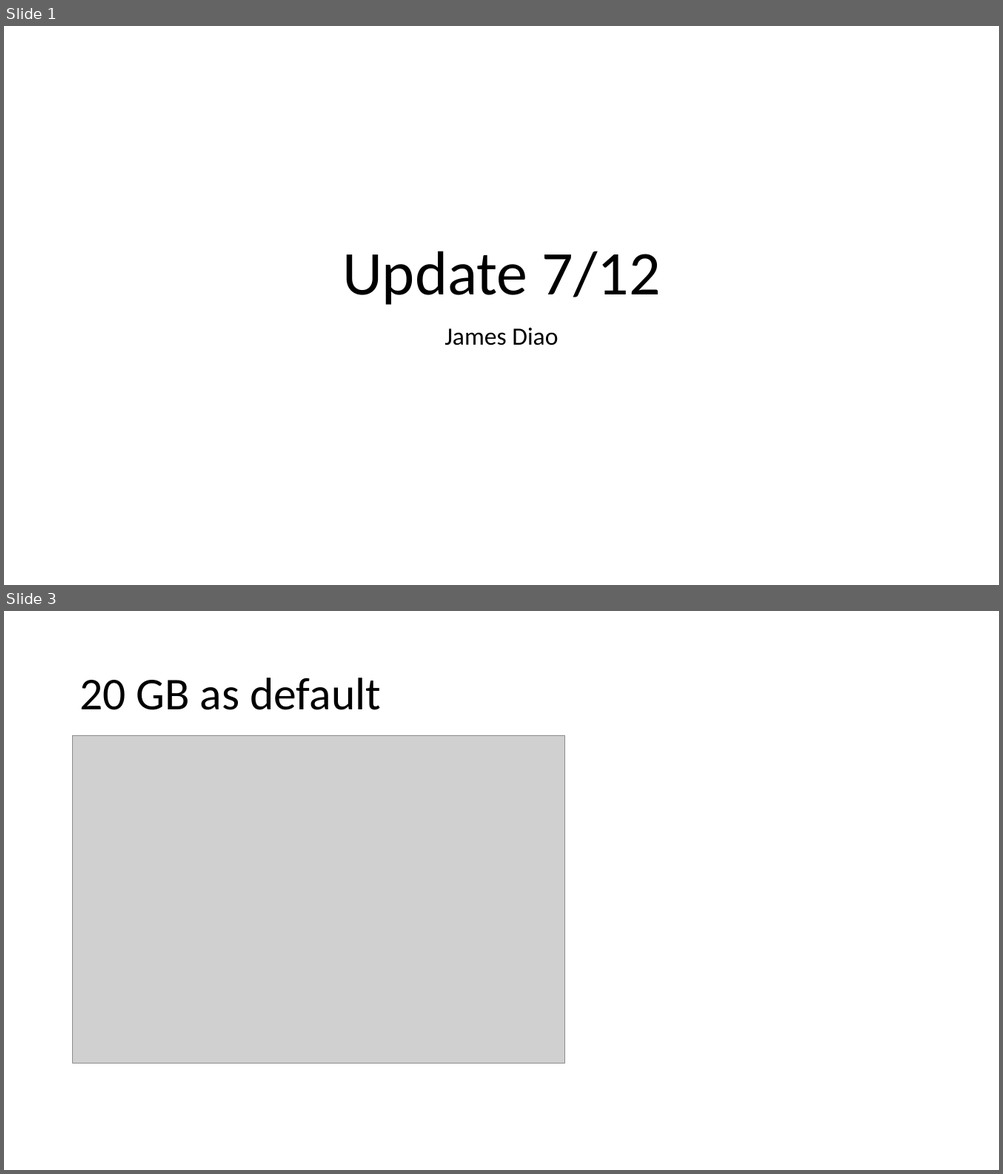
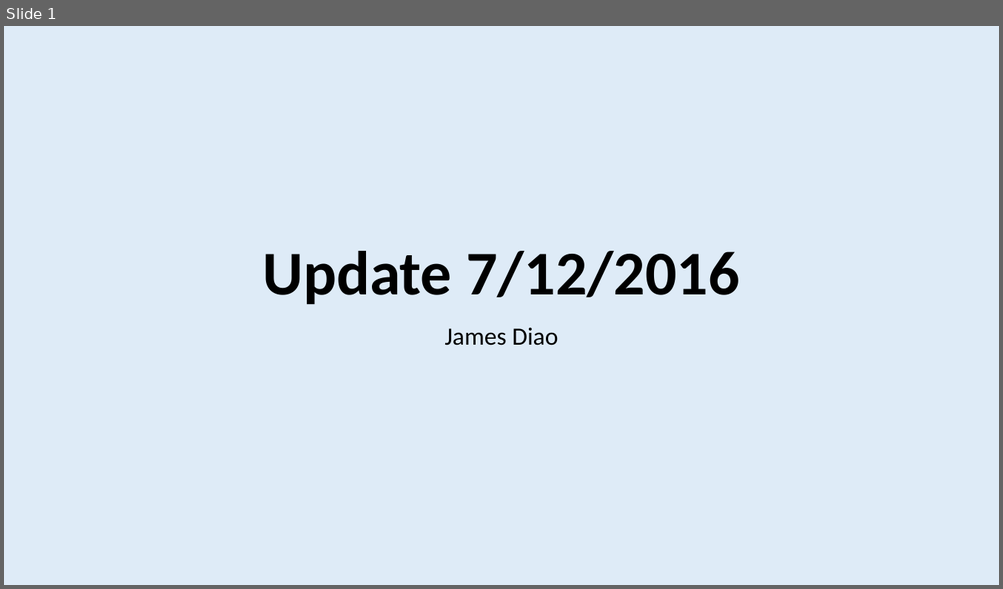
Before and after one commit to dfan/HST-2016, a slide deck: week_5/Presentation_week_5.pptx. Shown one above the other, each under a label of ours: slides 1 and 3 before the commit, slide 1 after it; the slides between them are not shown. The pictures are 1003x1174 and 1003x589 pixels, drawn with LibreOffice and Linux fonts; fonts in the diff are those of the drawing; grey boxes stand for pictures. Boxes give left, top, right and bottom in pixels: in the first picture for what was removed or moved away, otherwise in the second. Text is boxed around its words. In the diff, an @@ line names an element or a change of style, - is before the commit and + after.

```diff
--- a/week_5/Presentation_week_5.pptx
+++ b/week_5/Presentation_week_5.pptx
@@ slide 3 removed at (4,611,999,1170), background #FFFFFF @@
@@ title removed at (79,678,381,710) @@
-20 GB as default
@@ picture removed at (73,735,565,1063) @@
@@ slide 1 changed as well @@
@@ background #FFFFFF to #DEEBF7 @@
@@ title at (262,251,740,305): text changed; bold on @@
-Update 7/12
+Update 7/12/2016
```
Also in this commit, not shown: 1 other slide changed, 9 slides added, 2 other slides removed, 5 other files.
